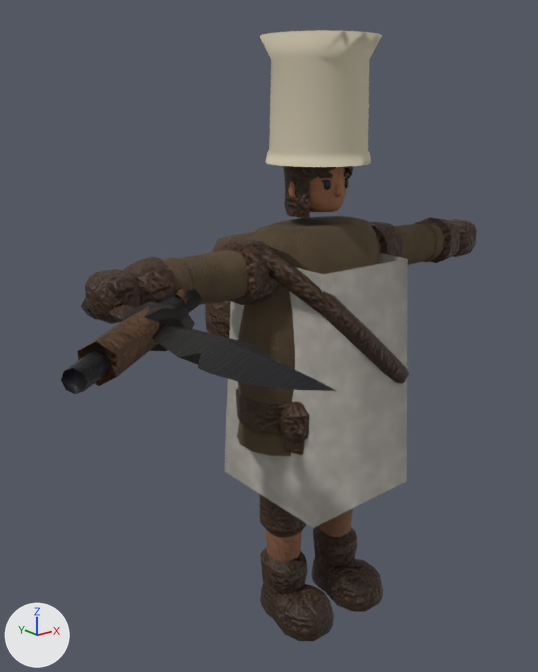
A saved change to the glTF model csharp/Unciv.Godot/Packs/units/models/unit/Janissary.glb.
Both versions are drawn from a camera (50 mm lens) standing at (-0.815, -0.897, 0.901) and looking at (-0.119, -0.027, 0.554). The axes (+X, +Y, +Z) are drawn at lower left. The lights are the same throughout. The picture after the commit comes second. Where no turn or scale is listed for an object, it has been applied to the vertices. Vertices at exactly the same position are counted once.

The scene before the commit, as lines of its bpy script (objects in view):
```python
me_mesh_knife = bpy.data.meshes.new('Mesh_Knife')
me_mesh_knife.from_pydata(...)  # 88 vertices, 172 faces; spans x -0.045..0.052, y -0.366..0.084, z -0.028..0.028
# faces by material slot: [156, 16]
me_mesh_knife.materials.append(mat_iron)
me_mesh_knife.materials.append(mat_leather)
me_mesh_musket = bpy.data.meshes.new('Mesh_Musket')
me_mesh_musket.from_pydata(...)  # 60 vertices, 108 faces; spans x -0.216..0.188, y -0.199..0.156, z -0.025..0.025
# faces by material slot: [48, 60]
me_mesh_musket.materials.append(mat_iron)
me_mesh_musket.materials.append(mat_leather)
me_mesh_skinned = bpy.data.meshes.new('Mesh_skinned')
me_mesh_skinned.from_pydata(...)  # 2621 vertices, 4879 faces; spans x -0.401..0.401, y -0.143..0.237, z 0.011..1.01
# faces by material slot: [1086, 3060, 403, 138, 160, 32]
me_mesh_skinned.materials.append(mat_wool)
me_mesh_skinned.materials.append(mat_leather)
me_mesh_skinned.materials.append(mat_skin)
me_mesh_skinned.materials.append(mat_dark)
me_mesh_skinned.materials.append(mat_bone)
me_mesh_skinned.materials.append(mat_teamcolor)
ob_knife = bpy.data.objects.new('Knife', me_mesh_knife)
ob_knife.location = (-0.37, -0.049, 0.637)
ob_musket = bpy.data.objects.new('Musket', me_mesh_musket)
ob_musket.location = (-0.324, -0.044, 0.637)
ob_warrior = bpy.data.objects.new('Warrior', me_mesh_skinned)
ob_warrior.location = (0.0, 0.0, -0.011)
```
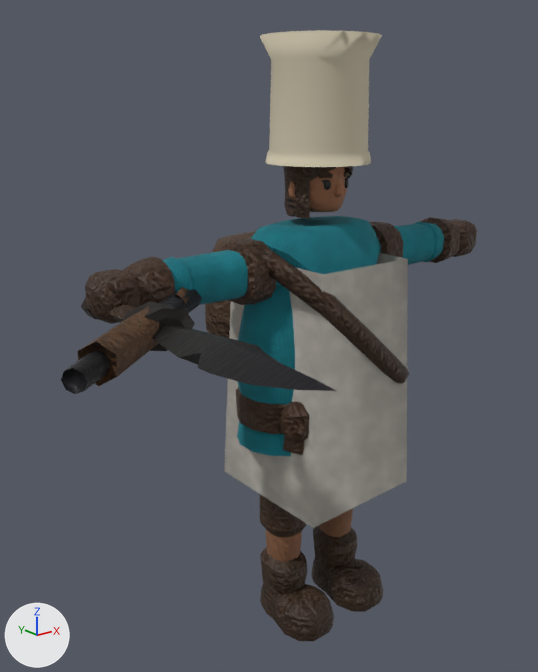
Diff of the bpy script that builds the scene:
```diff
--- a/csharp/Unciv.Godot/Packs/units/models/unit/Janissary.glb.py
+++ b/csharp/Unciv.Godot/Packs/units/models/unit/Janissary.glb.py
@@ me_mesh_skinned @@
 me_mesh_skinned.from_pydata(...)  # 2621 vertices, 4879 faces; spans x -0.401..0.401, y -0.143..0.237, z 0.011..1.01
 # used by ob_warrior; location = (0.0, 0.0, -0.011)
+# me_mesh_skinned part 1: 1086 faces centred in x -0.281..0.281, y -0.092..0.093, z 0.364..0.728 are repainted in the vertex colours; the middle colour goes from brown #5c4b35 to cyan #16808d
 me_mesh_skinned.materials.append(mat_wool)
```

Changed parts and their boxes (x1, y1, x2, y2) in the pictures (538 x 672 px):
part 1 of me_mesh_skinned, recoloured (brown to cyan): (163, 216, 444, 456) in both
